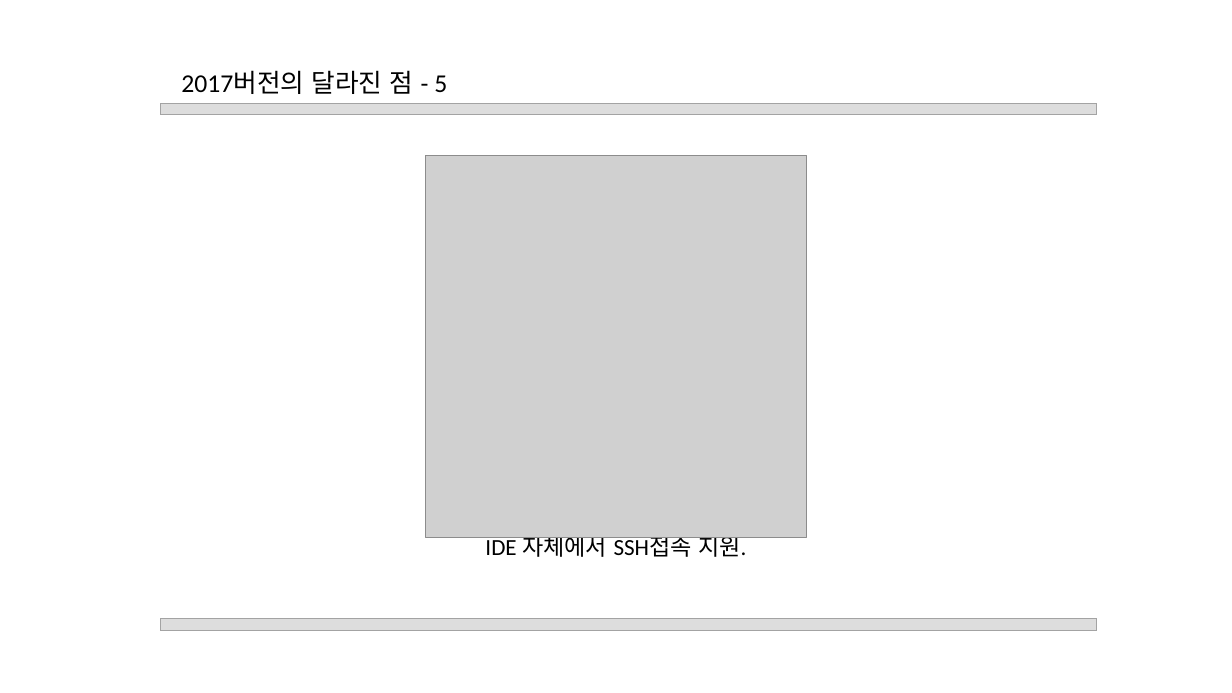
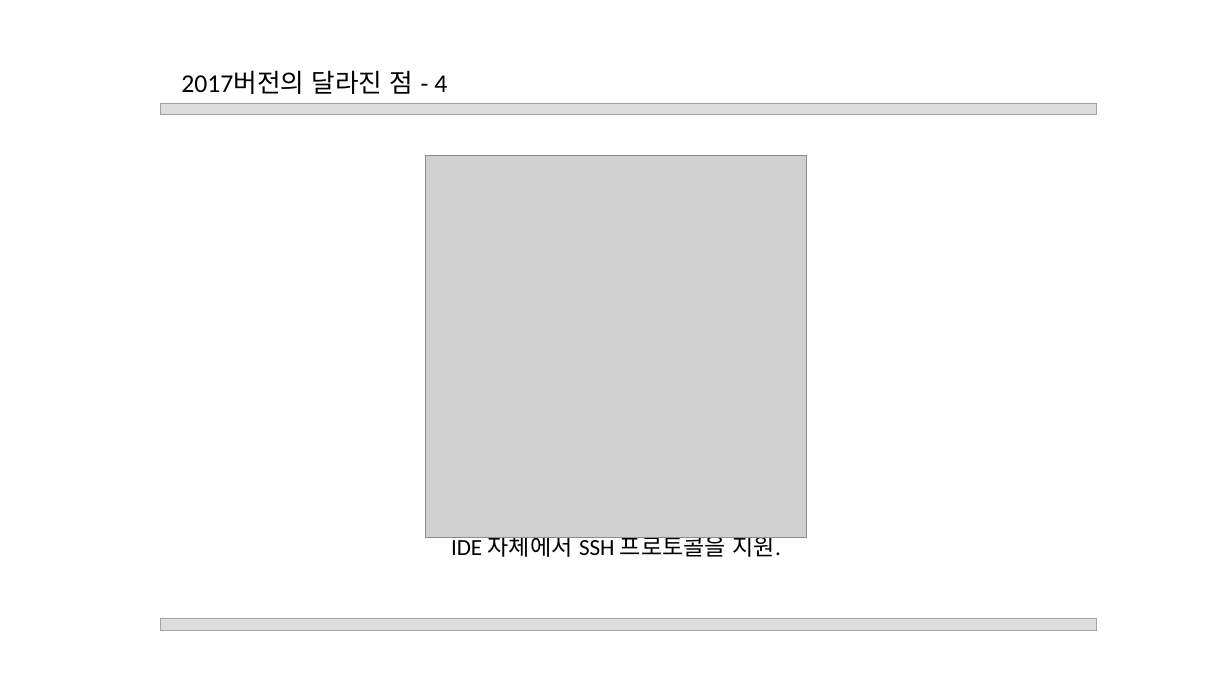
Before and after one commit to Mikusnuz/MyPractice, a slide deck: slide 8 of Study/7. Visual Studio(2017).pptx (slide 9 before the commit). Drawn at 1232x693 pixels with LibreOffice and Linux fonts; fonts in the diff are those of the drawing; grey boxes stand for pictures. Boxes give left, top, right and bottom in pixels: in the first picture for what was removed or moved away, otherwise in the second. Text is boxed around its words. In the diff, an @@ line names an element or a change of style, - is before the commit and + after.

```diff
--- a/Study/7. Visual Studio(2017).pptx
+++ b/Study/7. Visual Studio(2017).pptx
@@ text at bbox=[181, 70, 447, 94]: text changed @@
-2017버전의 달라진 점 - 5
+2017버전의 달라진 점 - 4
@@ text at bbox=[451, 531, 781, 560]: text changed @@
-IDE 자체에서 SSH접속 지원.
+IDE 자체에서 SSH 프로토콜을 지원.
```
Also in this commit, not shown: 3 other slides changed, 1 slide removed, 2 other files.
